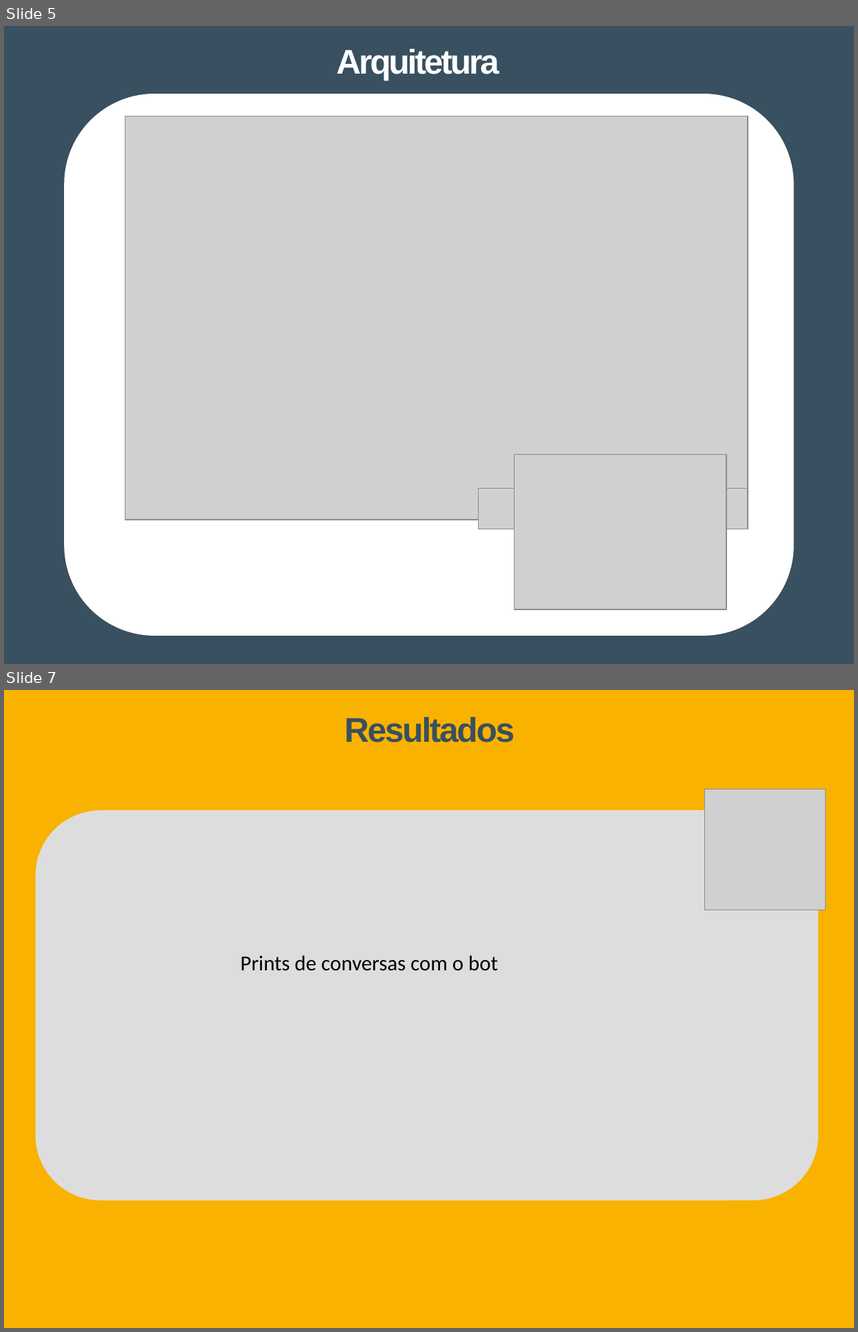
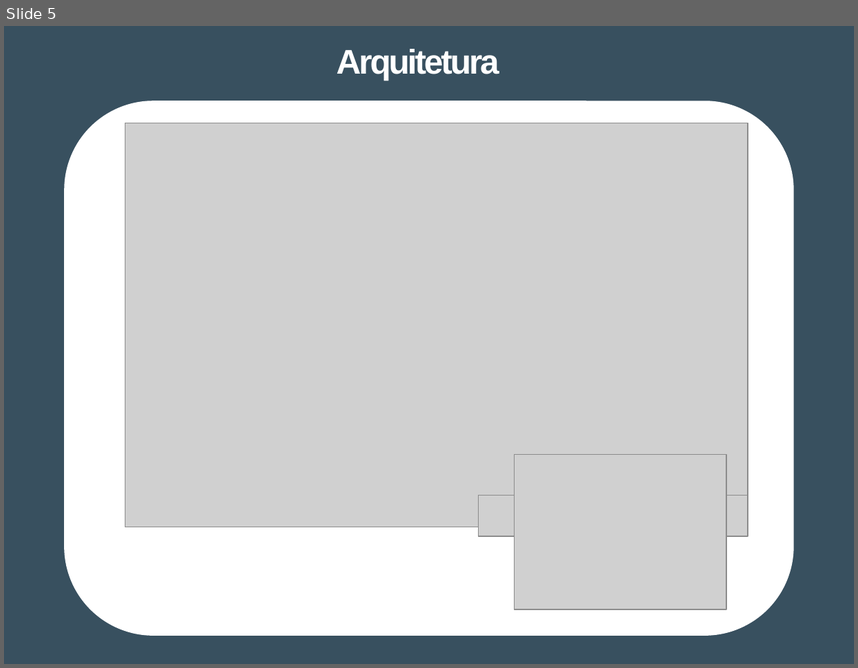
Before and after one commit to Tibblue/PLC, a slide deck: LEI/apresentações/apresLEI_raul.pptx. Shown one above the other, each under a label of ours: slides 5 and 7 before the commit, slide 5 after it; the slides between them are not shown. The pictures are 858x1332 and 858x668 pixels, drawn with LibreOffice and Linux fonts; fonts in the diff are those of the drawing; grey boxes stand for pictures. Boxes give left, top, right and bottom in pixels: in the first picture for what was removed or moved away, otherwise in the second. Text is boxed around its words. In the diff, an @@ line names an element or a change of style, - is before the commit and + after.

```diff
--- a/LEI/apresentações/apresLEI_raul.pptx
+++ b/LEI/apresentações/apresLEI_raul.pptx
@@ slide 7 removed at (x1=4, y1=690, x2=854, y2=1328), background #FFFFFF @@
@@ freeform shape removed at (x1=4, y1=690, x2=854, y2=1328) @@
@@ title removed at (x1=344, y1=717, x2=515, y2=742) @@
-Resultados
@@ picture removed at (x1=705, y1=789, x2=826, y2=910) @@
@@ rounded rectangle removed at (x1=36, y1=811, x2=818, y2=1200) @@
@@ rounded rectangle removed at (x1=40, y1=811, x2=791, y2=1200) @@
@@ text removed at (x1=241, y1=955, x2=498, y2=971) @@
-Prints de conversas com o bot
@@ slide 5 changed as well @@
@@ rounded rectangle resized from (x1=64, y1=94, x2=794, y2=635) to (x1=64, y1=101, x2=794, y2=635) @@
@@ picture moved from (x1=125, y1=116, x2=748, y2=519) to (x1=125, y1=123, x2=748, y2=526) @@
@@ picture moved from (x1=478, y1=488, x2=748, y2=528) to (x1=478, y1=495, x2=748, y2=536) @@
```
Also in this commit, not shown: 5 other slides changed, 4 slides added, 2 other slides removed.
